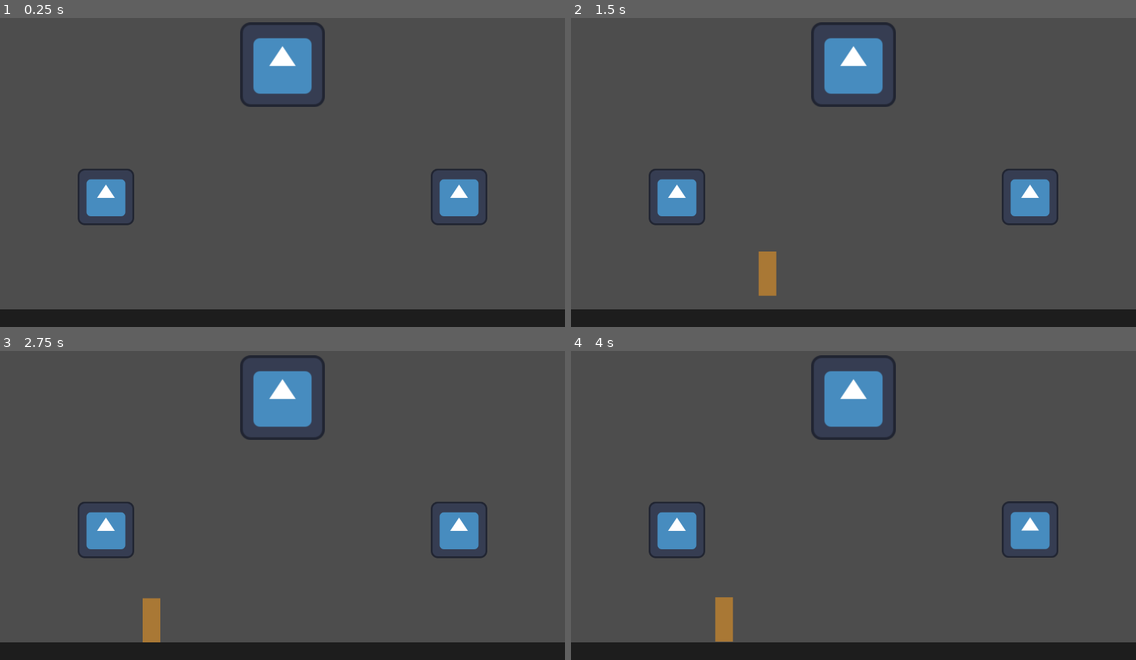
Above: before the commit, frames 1-4 (two rows, left to right).
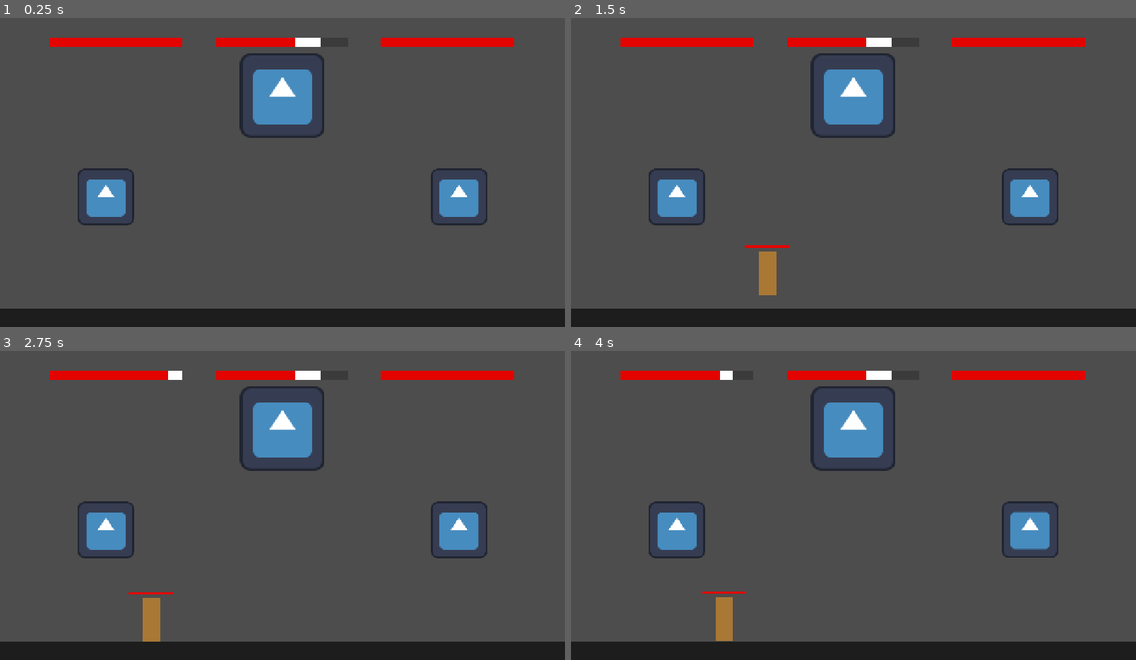
Above: after the commit, the same moments.

Repository: cewaite/unboxking
Game: Godot game, scene res://globals/game_manager/game_manager.tscn
The game is run twice, just before and just after one commit, with the same random seed, the same clock (stepped at 60 frames per second) and the same inputs. The engine's default icon, where the game draws it, is replaced by a stand-in: a white triangle on a blue panel in a dark square.
Inputs (mouse positions are in pixels of both pictures, inside the frame that each line leads up to):
- Up to frame 1 (0.25 s): no input
- Up to frame 2 (1.5 s): tap Enter at 0.5 s; move the mouse to (1028, 197) at 0.52 s; click (1028, 197) at 0.67 s; move the mouse to (678, 197) at 1.27 s; click (678, 197) at 1.42 s
- Up to frame 3 (2.75 s): move the mouse to (339, 431) at 2.02 s; click (339, 431) at 2.17 s
- Up to frame 4 (4 s): move the mouse to (825, 564) at 2.77 s; click (825, 564) at 2.92 s; move the mouse to (1023, 548) at 3.52 s; click (1023, 548) at 3.67 s

The runs differ from the first frame. In frame 1, 4.9% of the frame differs, in the area x 0-100%, y 1-95%; in frame 2, 5.0%; in frame 3, 5.0%; in frame 4, 4.9%.

Commit message:
Health bars

Diff:
--- a/entities/boss/boss.gd
+++ b/entities/boss/boss.gd
@@ -3,3 +3,13 @@
 @export var left_hand: Hand
 @export var right_hand: Hand
 #@export var head: Head
+
+# Should only be of type Hand or null
+var controlled_hand
+
+func _ready():
+	left_hand.controlled_hand.connect(track_controlled_hand)
+	right_hand.controlled_hand.connect(track_controlled_hand)
+
+func track_controlled_hand(hand):
+	controlled_hand = hand
--- a/entities/boss/boss.tscn
+++ b/entities/boss/boss.tscn
@@ -3,27 +3,61 @@
 [ext_resource type="Texture2D" uid="uid://fgdpsr1cvnew" path="res://icon.svg" id="1_4kg7w"]
 [ext_resource type="PackedScene" uid="uid://n261q26g0c8c" path="res://entities/hand/hand.tscn" id="1_820jm"]
 [ext_resource type="Script" uid="uid://dyoegjnklkd6" path="res://entities/boss/boss.gd" id="1_c5o42"]
+[ext_resource type="PackedScene" uid="uid://d00bqe0wv1o0l" path="res://prefabs/health_bar/health_bar.tscn" id="4_c5o42"]
 
 [node name="Boss" type="Node2D" unique_id=1601614142 node_paths=PackedStringArray("left_hand", "right_hand")]
 script = ExtResource("1_c5o42")
-left_hand = NodePath("LeftHand/HandCharacterBody2D")
-right_hand = NodePath("RightHand/HandCharacterBody2D")
+left_hand = NodePath("RightHand/HandCharacterBody2D")
+right_hand = NodePath("LeftHand/HandCharacterBody2D")
 
-[node name="LeftHand" parent="." unique_id=559794993 instance=ExtResource("1_820jm")]
+[node name="RightHand" parent="." unique_id=559794993 instance=ExtResource("1_820jm")]
 position = Vector2(400, 0)
 
-[node name="PunchHitbox" parent="LeftHand/HandCharacterBody2D" parent_id_path=PackedInt32Array(559794993, 662445046) index="2" unique_id=862417803]
+[node name="HandCharacterBody2D" parent="RightHand" index="0" unique_id=662445046 node_paths=PackedStringArray("parent_boss")]
+parent_boss = NodePath("../..")
+
+[node name="PunchHitbox" parent="RightHand/HandCharacterBody2D" index="2" unique_id=862417803]
 monitoring = true
 
-[node name="RightHand" parent="." unique_id=362709495 instance=ExtResource("1_820jm")]
+[node name="HealthComponent" parent="RightHand/Components" parent_id_path=PackedInt32Array(559794993, 1379440192) index="1" unique_id=36457291 node_paths=PackedStringArray("health_bar")]
+health_bar = NodePath("../../../RightHandHealthBar")
+
+[node name="LeftHand" parent="." unique_id=362709495 instance=ExtResource("1_820jm")]
 position = Vector2(-400, 0)
 
+[node name="HandCharacterBody2D" parent="LeftHand" index="0" unique_id=662445046 node_paths=PackedStringArray("parent_boss")]
+parent_boss = NodePath("../..")
+
+[node name="HealthComponent" parent="LeftHand/Components" parent_id_path=PackedInt32Array(362709495, 1379440192) index="1" unique_id=36457291 node_paths=PackedStringArray("health_bar")]
+health_bar = NodePath("../../../LeftHandHealthBar")
+
 [node name="Head" type="Node2D" parent="." unique_id=1570804846]
-position = Vector2(0, -300)
+position = Vector2(0, -230)
 scale = Vector2(1.5, 1.5)
 
 [node name="HeadSprite2D" type="Sprite2D" parent="Head" unique_id=830149304]
 texture = ExtResource("1_4kg7w")
 
+[node name="HeadHealthBar" parent="." unique_id=761984071 instance=ExtResource("4_c5o42")]
+offset_left = -152.00002
+offset_top = -360.0
+offset_right = -52.000015
+offset_bottom = -354.0
+scale = Vector2(3, 3)
+
+[node name="LeftHandHealthBar" parent="." unique_id=1033526235 instance=ExtResource("4_c5o42")]
+offset_left = -528.0
+offset_top = -360.0
+offset_right = -428.0
+offset_bottom = -354.0
+scale = Vector2(3, 3)
+
+[node name="RightHandHealthBar" parent="." unique_id=2068380435 instance=ExtResource("4_c5o42")]
+offset_left = 223.99998
+offset_top = -360.0
+offset_right = 324.0
+offset_bottom = -354.0
+scale = Vector2(3, 3)
+
+[editable path="RightHand"]
 [editable path="LeftHand"]
-[editable path="RightHand"]
--- a/entities/hand/hand.gd
+++ b/entities/hand/hand.gd
@@ -1,4 +1,8 @@
 class_name Hand extends CharacterBody2D
+
+signal controlled_hand(hand)
+
+@export var parent_boss: Boss
 
 @export_group("Components")
 @export var push_comp: PushComponent
@@ -75,10 +79,12 @@
 func _input(event: InputEvent) -> void:
 	if event is InputEventMouseButton:
 		if event.button_index == MOUSE_BUTTON_LEFT:
-			if event.is_pressed() and is_mouse_hovering:
+			if event.is_pressed() and is_mouse_hovering and not parent_boss.controlled_hand:
 				is_mouse_controlled = true
+				controlled_hand.emit(self)
 			else:
 				is_mouse_controlled = false
+				controlled_hand.emit(null)
 
 		if event.button_index == MOUSE_BUTTON_RIGHT:
 			if event.is_pressed() and is_mouse_controlled:
--- a/entities/knight/knight.gd
+++ b/entities/knight/knight.gd
@@ -21,8 +21,10 @@
 ## Give Knight InputComponent access to Boss Parts to track their position,
 ## velocity and know which one is being controller
 func pass_boss_parts(left_hand, right_hand):
-	input_comp.boss_left_hand = left_hand
-	input_comp.boss_right_hand = right_hand
+	if left_hand:
+		input_comp.boss_left_hand = left_hand
+	if right_hand:
+		input_comp.boss_right_hand = right_hand
 
 func invincible_on():
 	if not is_invincible:
--- a/entities/knight/knight.tscn
+++ b/entities/knight/knight.tscn
@@ -20,6 +20,7 @@
 [ext_resource type="Script" uid="uid://b53s45swopm7w" path="res://prefabs/components/smart_input_component.gd" id="13_wb40x"]
 [ext_resource type="Script" uid="uid://gwg7lef0mss2" path="res://prefabs/components/impact_frame_component.gd" id="14_g5pp6"]
 [ext_resource type="PackedScene" uid="uid://bx76hp6pft0pd" path="res://prefabs/hitbox/hitbox.tscn" id="15_clrcm"]
+[ext_resource type="PackedScene" uid="uid://d00bqe0wv1o0l" path="res://prefabs/health_bar/health_bar.tscn" id="18_lqkfn"]
 
 [sub_resource type="CapsuleShape2D" id="CapsuleShape2D_jtaml"]
 radius = 20.0
@@ -113,8 +114,10 @@
 dodge_cooldown = 1.0
 metadata/_custom_type_script = "uid://d01u5bfq4cdnk"
 
-[node name="HealthComponent" type="Node" parent="Components" unique_id=517395176]
+[node name="HealthComponent" type="Node" parent="Components" unique_id=517395176 node_paths=PackedStringArray("parent", "health_bar")]
 script = ExtResource("4_388i6")
+parent = NodePath("../..")
+health_bar = NodePath("../../HealthBar")
 max_health = 5
 metadata/_custom_type_script = "uid://bu1r182oet3bp"
 
@@ -154,6 +157,12 @@
 [node name="CollisionShape2D" type="CollisionShape2D" parent="." unique_id=1935742050]
 shape = SubResource("CapsuleShape2D_jtaml")
 
+[node name="HealthBar" parent="." unique_id=761984071 instance=ExtResource("18_lqkfn")]
+offset_left = -50.0
+offset_top = -64.0
+offset_right = 50.0
+offset_bottom = -58.0
+
 [node name="Hurtbox" parent="." unique_id=1132817771 node_paths=PackedStringArray("collider", "health_comp") instance=ExtResource("2_2a4lh")]
 collider = NodePath("CollisionShape2D")
 health_comp = NodePath("../Components/HealthComponent")
--- a/globals/game_manager/game_manager.gd
+++ b/globals/game_manager/game_manager.gd
@@ -11,6 +11,7 @@
 @export var knight_spawn_time: float = 1.0
 
 func _ready() -> void:
+	assert(boss, "Boss has not been initalized")
 	load_game()
 
 func load_game():
@@ -29,6 +30,3 @@
 
 func load_ui():
 	pass
-
-func connect_signals():
-	pass
--- a/prefabs/abilities/hand_abilities/smash_wave/smash_wave.tscn
+++ b/prefabs/abilities/hand_abilities/smash_wave/smash_wave.tscn
@@ -31,6 +31,13 @@
 shape = SubResource("RectangleShape2D_vomrh")
 debug_color = Color(0.9914383, 0, 0.27157223, 0.41960785)
 
+[node name="ColorRect" type="ColorRect" parent="LeftWave" unique_id=1381212484]
+offset_left = -35.0
+offset_top = -66.0
+offset_right = 5.0
+offset_bottom = -26.0
+scale = Vector2(1.2677575, 4.151664)
+
 [node name="RightWave" type="CharacterBody2D" parent="." unique_id=1734934603]
 position = Vector2(70, -100)
 collision_layer = 8
@@ -50,5 +57,12 @@
 shape = SubResource("RectangleShape2D_vomrh")
 debug_color = Color(0.99215686, 0, 0.27058825, 0.41960785)
 
+[node name="ColorRect" type="ColorRect" parent="RightWave" unique_id=1171545885]
+offset_left = -16.0
+offset_top = -68.0
+offset_right = 24.0
+offset_bottom = -28.0
+scale = Vector2(1.2758547, 4.198588)
+
 [connection signal="area_entered" from="LeftWave/LeftHitbox" to="." method="_on_left_hitbox_area_entered"]
 [connection signal="area_entered" from="RightWave/RightHitbox" to="." method="_on_right_hitbox_area_entered"]
--- a/prefabs/components/health_component.gd
+++ b/prefabs/components/health_component.gd
@@ -3,12 +3,15 @@
 signal taken_damage()
 
 @export var parent: Node2D
+@export var health_bar: ProgressBar
 @export var max_health: int = 1
 var curr_health: int
 
 func _ready():
 	super()
 	curr_health = max_health
+	if health_bar != null:
+		health_bar.init_health(curr_health)
 
 func get_component_name() -> StringName:
 	return "HealthComponent"
@@ -17,6 +20,9 @@
 	if curr_health > 0:
 		curr_health -= damage
 
+	if health_bar != null:
+		health_bar.health = curr_health
+
 	if curr_health <= 0:
 		die()
 	else:
@@ -24,9 +30,13 @@
 
 func restore_health():
 	curr_health = max_health
+	if health_bar != null:
+		health_bar.health = curr_health
 
 func heal(val):
 	curr_health = min(curr_health + val, max_health)
+	if health_bar != null:
+		health_bar.health = curr_health
 
 func die():
 	if parent:
--- /dev/null
+++ b/prefabs/health_bar/health_bar.gd
@@ -0,0 +1,26 @@
+extends ProgressBar
+
+@onready var timer = $Timer
+@export var damage_bar: ProgressBar
+
+var health = 0 : set = _set_health
+
+func _set_health(new_health):
+	var prev_health = health
+	health = min(max_value, new_health)
+	value = health
+
+	if health < prev_health:
+		timer.start()
+	else:
+		damage_bar.value = health
+
+func init_health(_health):
+	health = _health
+	max_value = health
+	value = health
+	damage_bar.max_value = health
+	damage_bar.value = health
+
+func _on_timer_timeout():
+	damage_bar.value = health
--- /dev/null
+++ b/prefabs/health_bar/health_bar.tscn
@@ -0,0 +1,41 @@
+[gd_scene format=3 uid="uid://d00bqe0wv1o0l"]
+
+[ext_resource type="Script" uid="uid://qsj5s7bcb6um" path="res://prefabs/health_bar/health_bar.gd" id="1_rcje0"]
+
+[sub_resource type="StyleBoxEmpty" id="StyleBoxEmpty_rcje0"]
+
+[sub_resource type="StyleBoxFlat" id="StyleBoxFlat_oowxn"]
+bg_color = Color(0.8901961, 0.015686275, 0, 1)
+
+[sub_resource type="StyleBoxFlat" id="StyleBoxFlat_vq6ip"]
+bg_color = Color(0.23137255, 0.23137255, 0.23137255, 1)
+
+[sub_resource type="StyleBoxFlat" id="StyleBoxFlat_ekr0j"]
+bg_color = Color(1, 1, 1, 1)
+
+[node name="HealthBar" type="ProgressBar" unique_id=761984071 node_paths=PackedStringArray("damage_bar")]
+z_index = 1
+offset_right = 100.0
+offset_bottom = 6.0
+theme_override_styles/background = SubResource("StyleBoxEmpty_rcje0")
+theme_override_styles/fill = SubResource("StyleBoxFlat_oowxn")
+value = 60.0
+show_percentage = false
+script = ExtResource("1_rcje0")
+damage_bar = NodePath("DamageBar")
+
+[node name="DamageBar" type="ProgressBar" parent="." unique_id=1146890280]
+z_index = -1
+layout_mode = 0
+offset_right = 100.0
+offset_bottom = 6.0
+theme_override_styles/background = SubResource("StyleBoxFlat_vq6ip")
+theme_override_styles/fill = SubResource("StyleBoxFlat_ekr0j")
+value = 80.0
+show_percentage = false
+
+[node name="Timer" type="Timer" parent="." unique_id=2119835701]
+wait_time = 0.4
+one_shot = true
+
+[connection signal="timeout" from="Timer" to="." method="_on_timer_timeout"]
--- a/project.godot
+++ b/project.godot
@@ -19,7 +19,8 @@
 
 window/size/viewport_width=1280
 window/size/viewport_height=720
-window/stretch/mode="viewport"
+window/stretch/mode="canvas_items"
+window/stretch/aspect="expand"
 mouse_cursor/stretch/mode="disabled"
 mouse_cursor/size/borderless=false
 mouse_cursor/size/viewport_height=648
Not shown, added: prefabs/health_bar/health_bar.gd.uid
